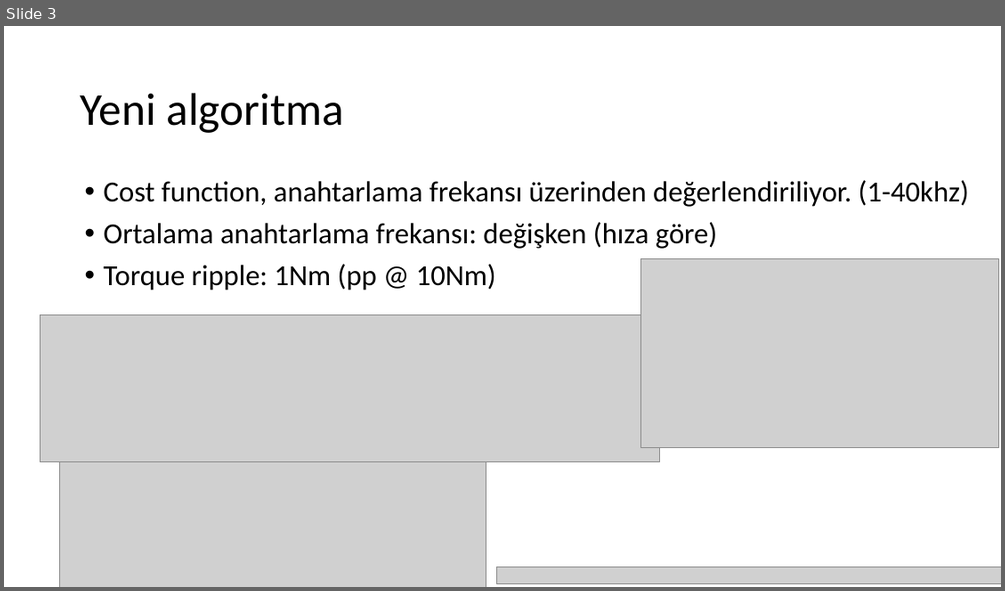
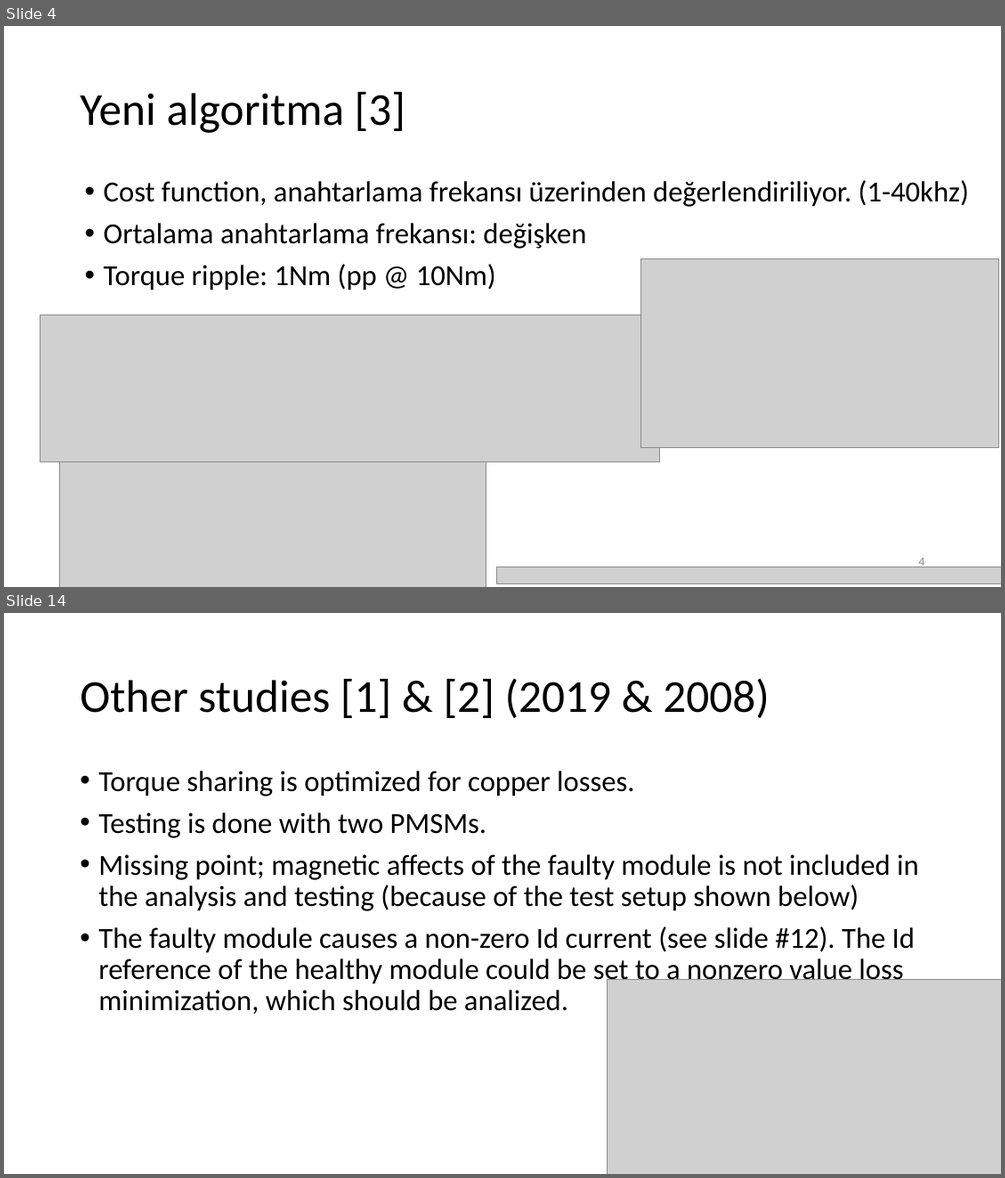
Before and after one commit to hakansrc/fault_tolerant_drives, a slide deck: Simulation/MPC/Sunumlar/MPC_sunum_week35.pptx. Shown one above the other, each under a label of ours: slide 3 before the commit, slides 4 and 14 after it; the slides between them are not shown. The pictures are 1005x591 and 1005x1178 pixels, drawn with LibreOffice and Linux fonts; fonts in the diff are those of the drawing; grey boxes stand for pictures. Boxes give left, top, right and bottom in pixels: in the first picture for what was removed or moved away, otherwise in the second. Text is boxed around its words. In the diff, an @@ line names an element or a change of style, - is before the commit and + after.

```diff
--- a/Simulation/MPC/Sunumlar/MPC_sunum_week35.pptx
+++ b/Simulation/MPC/Sunumlar/MPC_sunum_week35.pptx
@@ slide 14 added at <box>4,613,1001,1174</box>, background #FFFFFF @@
@@ title added at <box>80,678,769,718</box>, 44 pt, text #000000 @@
+Other studies [1] & [2] (2019 & 2008)
@@ text added at <box>98,771,919,1013</box>, 28 pt, text #000000 @@
+• Torque sharing is optimized for copper losses.
+• Testing is done with two PMSMs.
+• Missing point; magnetic affects of the faulty module is not included in the analysis and testing (because of the test setup shown below)
+• The faulty module causes a non-zero Id current (see slide #12). The Id reference of the healthy module could be set to a nonzero value loss minimization, which should be analized.
@@ picture added at <box>607,980,1001,1174</box> @@
@@ what was slide 3 is now slide 4 @@
@@ slide 4 changed as well @@
@@ title at <box>80,92,405,133</box>: text changed @@
-Yeni algoritma
+Yeni algoritma [3]
@@ text at <box>104,223,586,248</box>: text changed @@
-• Ortalama anahtarlama frekansı: değişken (hıza göre)
+• Ortalama anahtarlama frekansı: değişken
@@ page number added at <box>918,557,924,567</box>, 12 pt, text #8C8C8C @@
+4
```
Also in this commit, not shown: 2 other slides changed, 14 other slides added, 2 slides removed, 9 other files.
